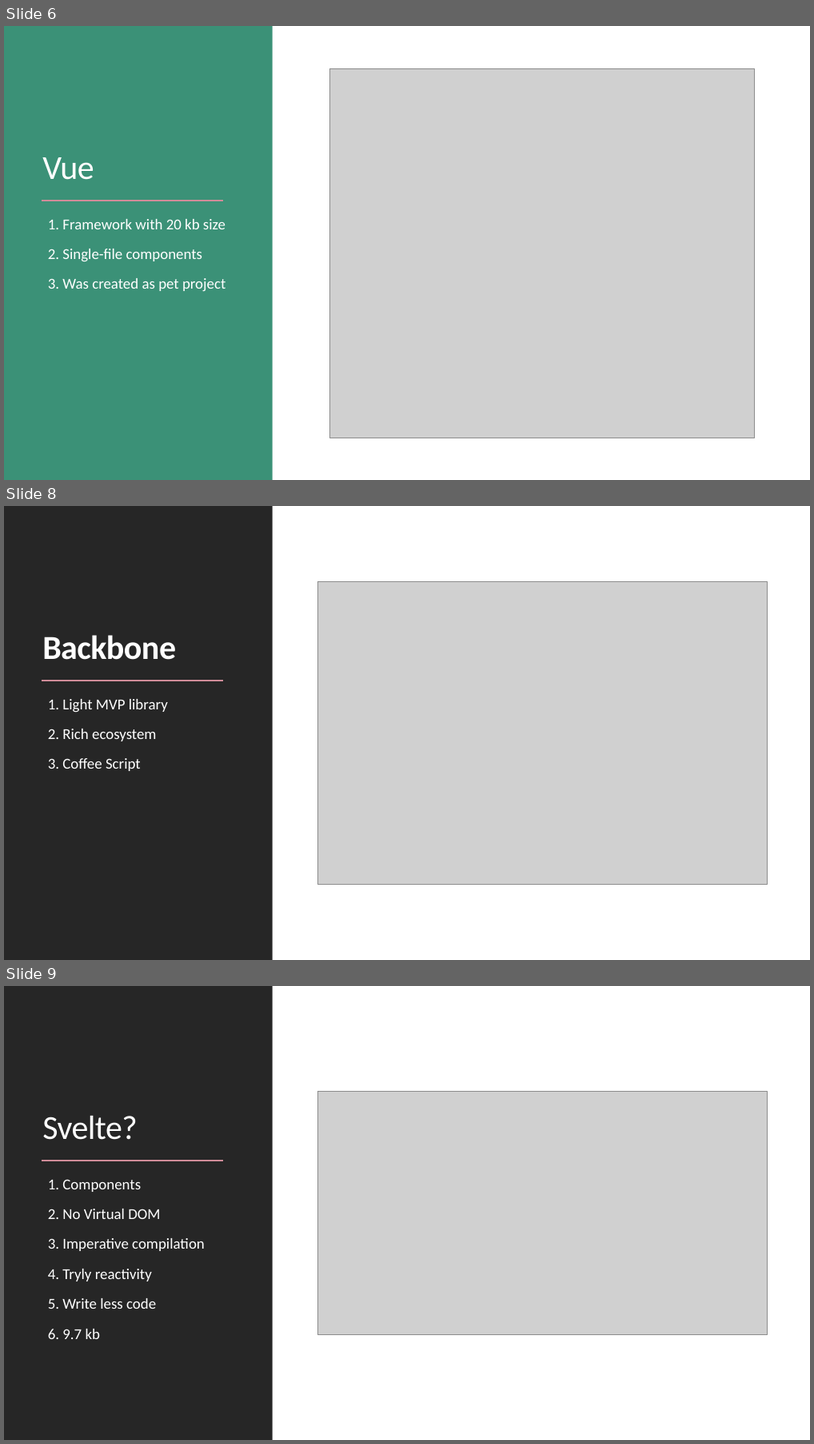
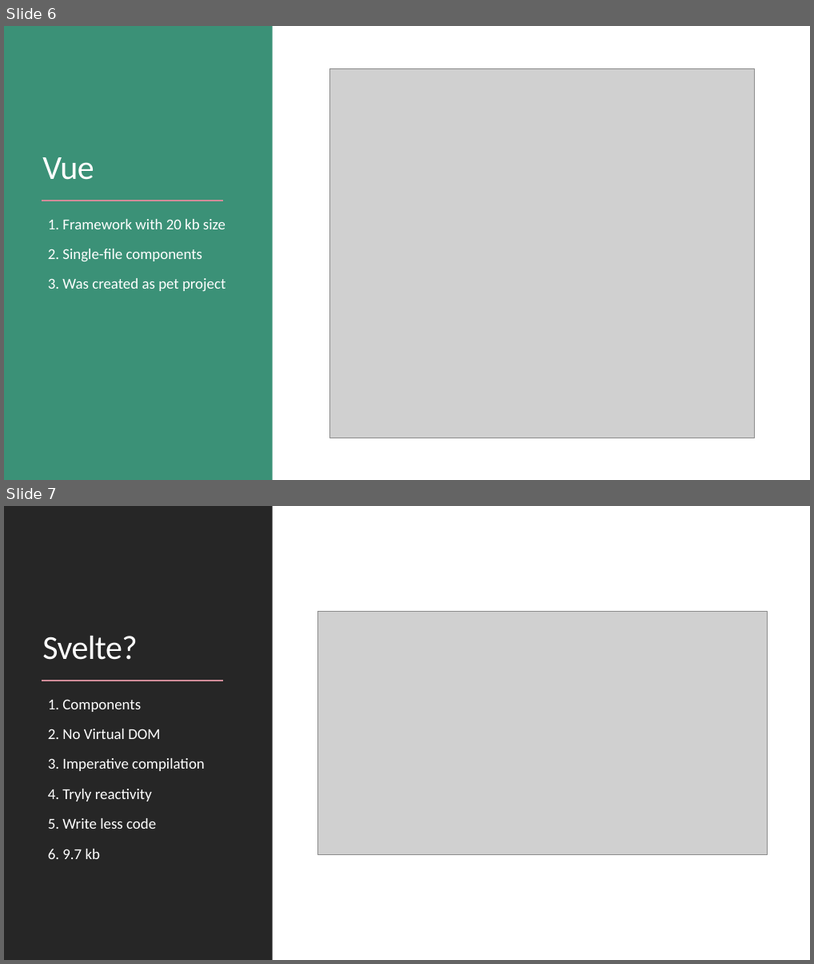
Before and after one commit to the-homeless-god/Profile, a slide deck: Presentations/Svelte framework.pptx. Shown one above the other, each under a label of ours: slides 6, 8 and 9 before the commit, slides 6 and 7 after it; the slides between them are not shown. The pictures are 814x1444 and 814x964 pixels, drawn with LibreOffice and Linux fonts; fonts in the diff are those of the drawing; grey boxes stand for pictures. Boxes give left, top, right and bottom in pixels: in the first picture for what was removed or moved away, otherwise in the second. Text is boxed around its words. In the diff, an @@ line names an element or a change of style, - is before the commit and + after.

```diff
--- a/Presentations/Svelte framework.pptx
+++ b/Presentations/Svelte framework.pptx
@@ slide 8 removed at (4, 506, 810, 960), background #FFFFFF; not listed: 1 template element that a slide beside it also shows @@
@@ rectangle removed at (4, 506, 273, 960) @@
@@ rectangle removed at (5, 506, 810, 960) @@
@@ picture removed at (318, 582, 767, 884) @@
@@ title removed at (42, 635, 176, 660) @@
-Backbone
@@ line removed from (42, 681) to (223, 681) @@
@@ text removed at (48, 699, 168, 771) @@
-  1. Light MVP library
-  2. Rich ecosystem
-  3. Coffee Script
@@ what was slide 9 is now slide 7 @@
```
Also in this commit, not shown: 8 slides changed, 16 slides added, 3 other slides removed.
